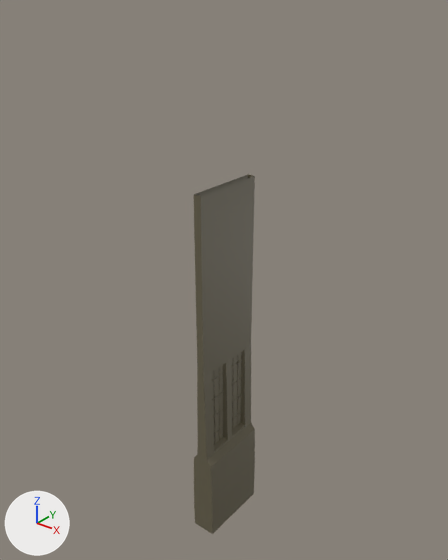
What one commit did to the Blender file Lager25/Assets/Resources/3D/Walls/m_wll_win_001.blend.
Both versions are drawn from a camera (50 mm lens) standing at (25.77, -32.38, 42.76) and looking at (-0.75, 0.77, 22.2). Lighting does not change. The marker at lower left points along +X, +Y and +Z.

Script lines for the objects in view, before the commit:
```python
me_cube_002 = bpy.data.meshes.new('Cube.002')
me_cube_002.from_pydata(...)  # 221 vertices, 198 faces; spans x 0.0..1.0, y -3.0..0.0, z 0.0..30.0
me_cube_002.materials.append(mat_material_002)  # its picture is missing
# before: 212 (0.3, 0.0, 30.0) at pixel (228, 185), 213 (0.3, -3.0, 30.0) at pixel (200, 196), 214 (0.0, -3.0, 30.0) at pixel (196, 195), 215 (0.3, 0.0, 30.0) at pixel (228, 185), 216 (0.3, -2.4, 30.0) at pixel (206, 193)
# before: 217 (0.3, -1.5, 30.0) at pixel (214, 190), 218 (0.3, -1.5, 30.0) at pixel (215, 190), 219 (0.3, -0.9, 30.0) at pixel (221, 188), 220 (0.3, -0.9, 30.0) at pixel (220, 188)
ob_cube = bpy.data.objects.new('Cube', me_cube_002)
ob_cube.location = (0.0, 0.0, 0.0)
_m = ob_cube.modifiers.new('Mirror', 'MIRROR')
_m.use_axis = (True, True, False)
_m.use_clip = True
```
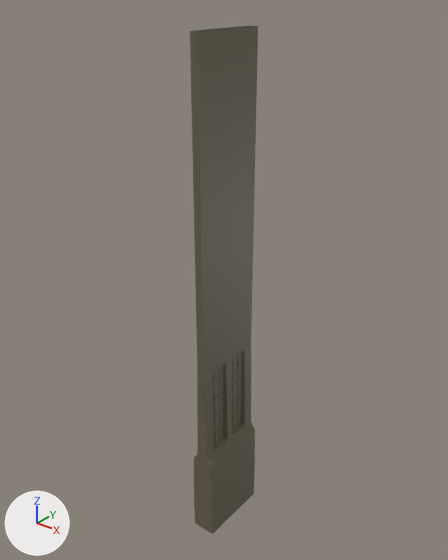
What differs and where, as boxes (x1, y1, x2, y2) in the pictures (448 x 560 px):
```json
{"object": "Cube", "change": "reshaped", "before": [194, 174, 255, 534], "after": [190, 26, 258, 534], "on screen": "11% wider, 41% taller"}
{"part": 1, "of": "me_cube_002", "change": "added", "after": [190, 26, 258, 196]}
```

Edits to the scene script, one JSON object a line:
```json
{"block": "me_cube_002", "where": "me_cube_002.from_pydata(...)  # 221 vertices, 198 faces; spans x 0.0..1.0, y -3.0..0.0, z 0.0..30.0"}
{"block": "me_cube_002", "where": "# used by ob_cube; location = (0.0, 0.0, 0.0)"}
{"block": "me_cube_002", "where": "# verts and faces of me_cube_002; kept vertices keep their numbers, new ones are numbered from 221"}
{"block": "me_cube_002", "change": "me_cube_002 part 1"}
{"op": "add", "block": "me_cube_002", "code": "for new, old in zip([*range(221, 230)], [*range(212, 221)]): verts[new] = verts[old] + (0.0, 0.0, 10.0)"}
{"op": "add", "block": "me_cube_002", "code": "faces += [(216, 217, 226, 225), (212, 221, 224, 215), (213, 222, 223, 214), (215, 224, 228, 219), (219, 228, 229, 220), (217, 218, 227, 226)]"}
{"op": "add", "block": "me_cube_002", "code": "faces += [(213, 216, 225, 222), (218, 220, 229, 227)]"}
```
